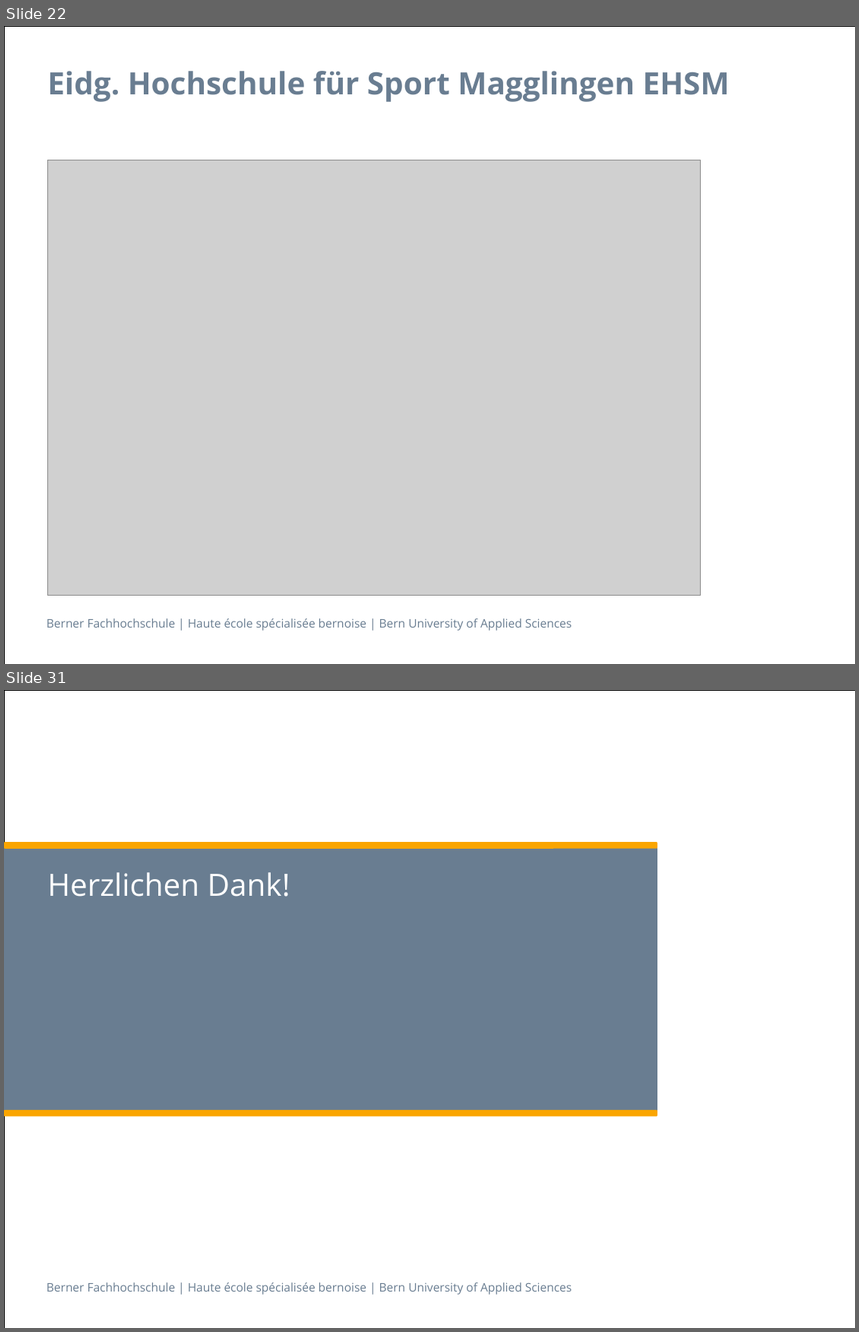
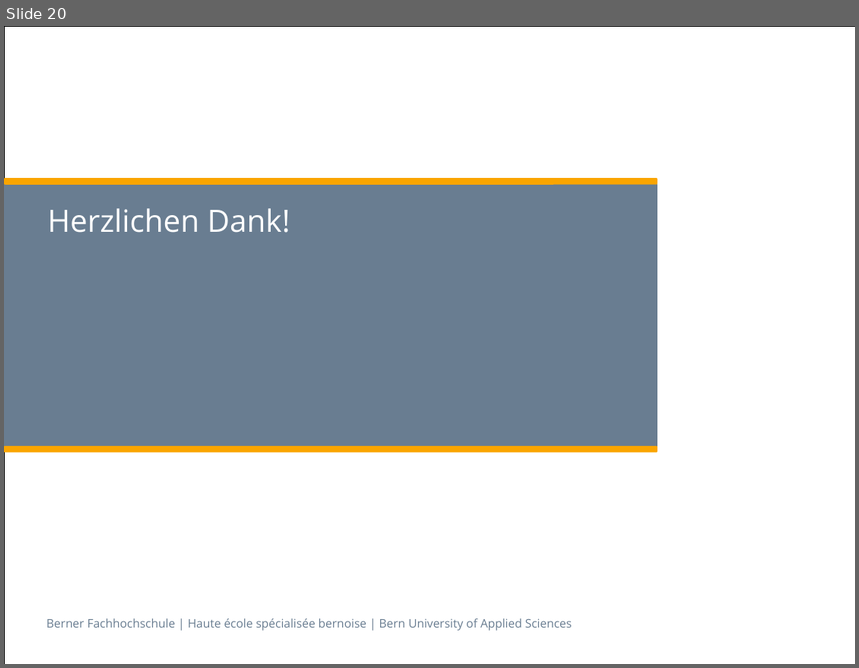
Before and after one commit to swisszeni/ch.bfh.btx8081.w2014.red, a slide deck: doc/finalPresentation/Praesentation_BFH_2013 copy.pptx. Shown one above the other, each under a label of ours: slides 22 and 31 before the commit, slide 20 after it; the slides between them are not shown. The pictures are 859x1332 and 859x668 pixels, drawn with LibreOffice and Linux fonts; fonts in the diff are those of the drawing; grey boxes stand for pictures. Boxes give left, top, right and bottom in pixels: in the first picture for what was removed or moved away, otherwise in the second. Text is boxed around its words. In the diff, an @@ line names an element or a change of style, - is before the commit and + after.

```diff
--- a/doc/finalPresentation/Praesentation_BFH_2013 copy.pptx
+++ b/doc/finalPresentation/Praesentation_BFH_2013 copy.pptx
@@ slide 22 removed at (4, 26, 855, 664), background #FFFFFF; not listed: 2 template elements that a slide beside it also shows @@
@@ title removed at (47, 71, 730, 102) @@
-Eidg. Hochschule für Sport Magglingen EHSM
@@ picture removed at (47, 160, 700, 595) @@
@@ what was slide 31 is now slide 20 @@
```
Also in this commit, not shown: 2 slides changed, 16 slides added, 26 other slides removed.
